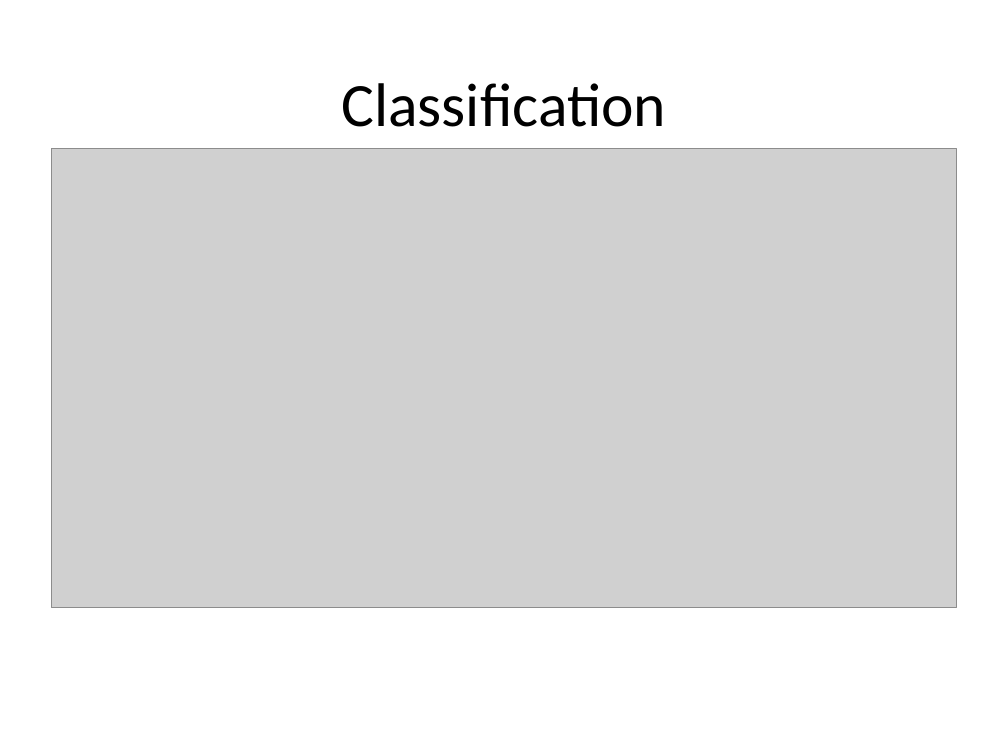
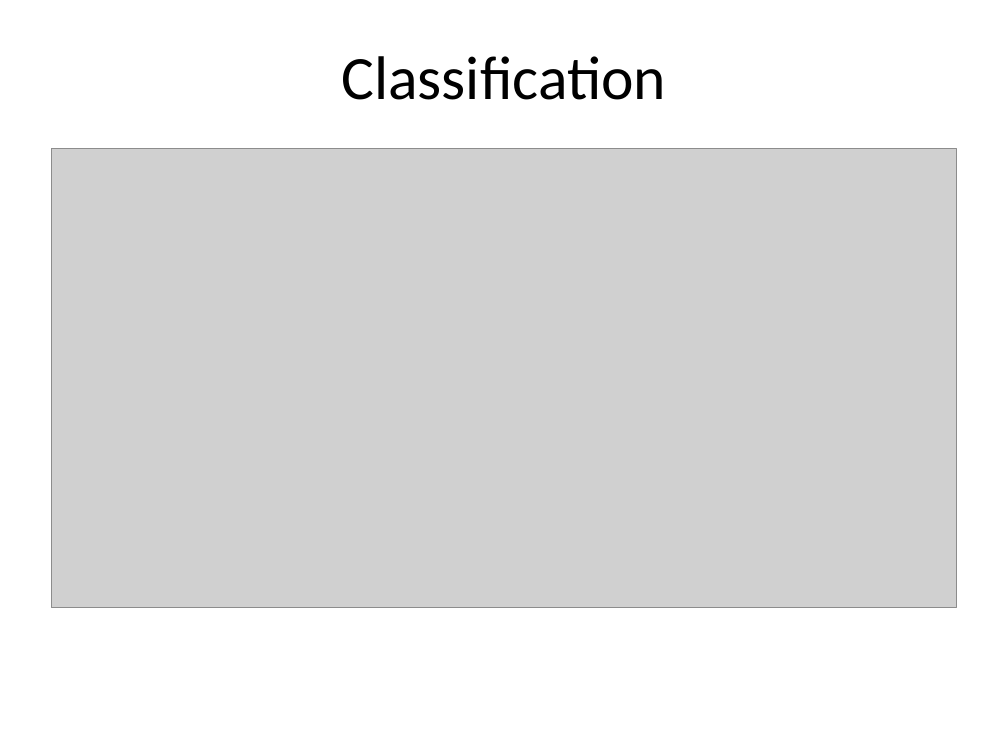
Before and after one commit to PlumpMath/DesignPattern-956, a slide deck: slide 5 of _Doc/DesignPattern.P2.Creational(Bulder).pptx. Drawn at 1008x756 pixels with LibreOffice and Linux fonts; fonts in the diff are those of the drawing; grey boxes stand for pictures. Boxes give left, top, right and bottom in pixels: in the first picture for what was removed or moved away, otherwise in the second. Text is boxed around its words. In the diff, an @@ line names an element or a change of style, - is before the commit and + after.

```diff
--- a/_Doc/DesignPattern.P2.Creational(Bulder).pptx
+++ b/_Doc/DesignPattern.P2.Creational(Bulder).pptx
@@ title "Classification": place and size @@
-title "Classification" at <box>341,83,666,127</box>
+title "Classification" at <box>341,56,666,100</box>
```
Also in this commit, not shown: 19 other slides changed.
